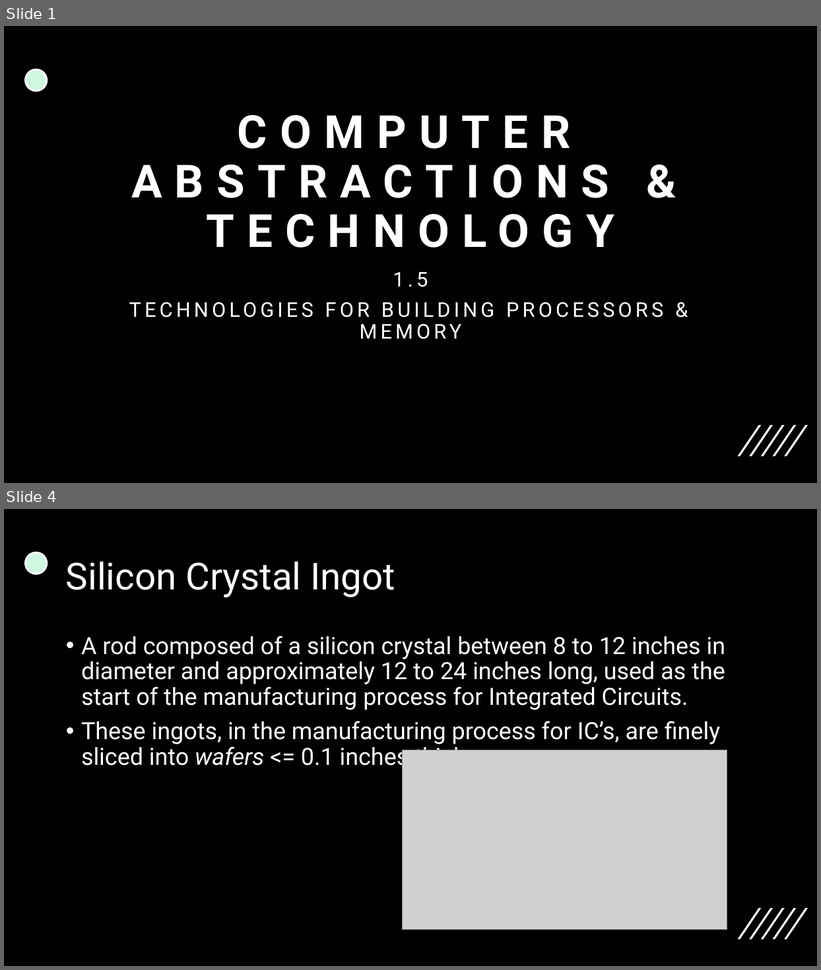
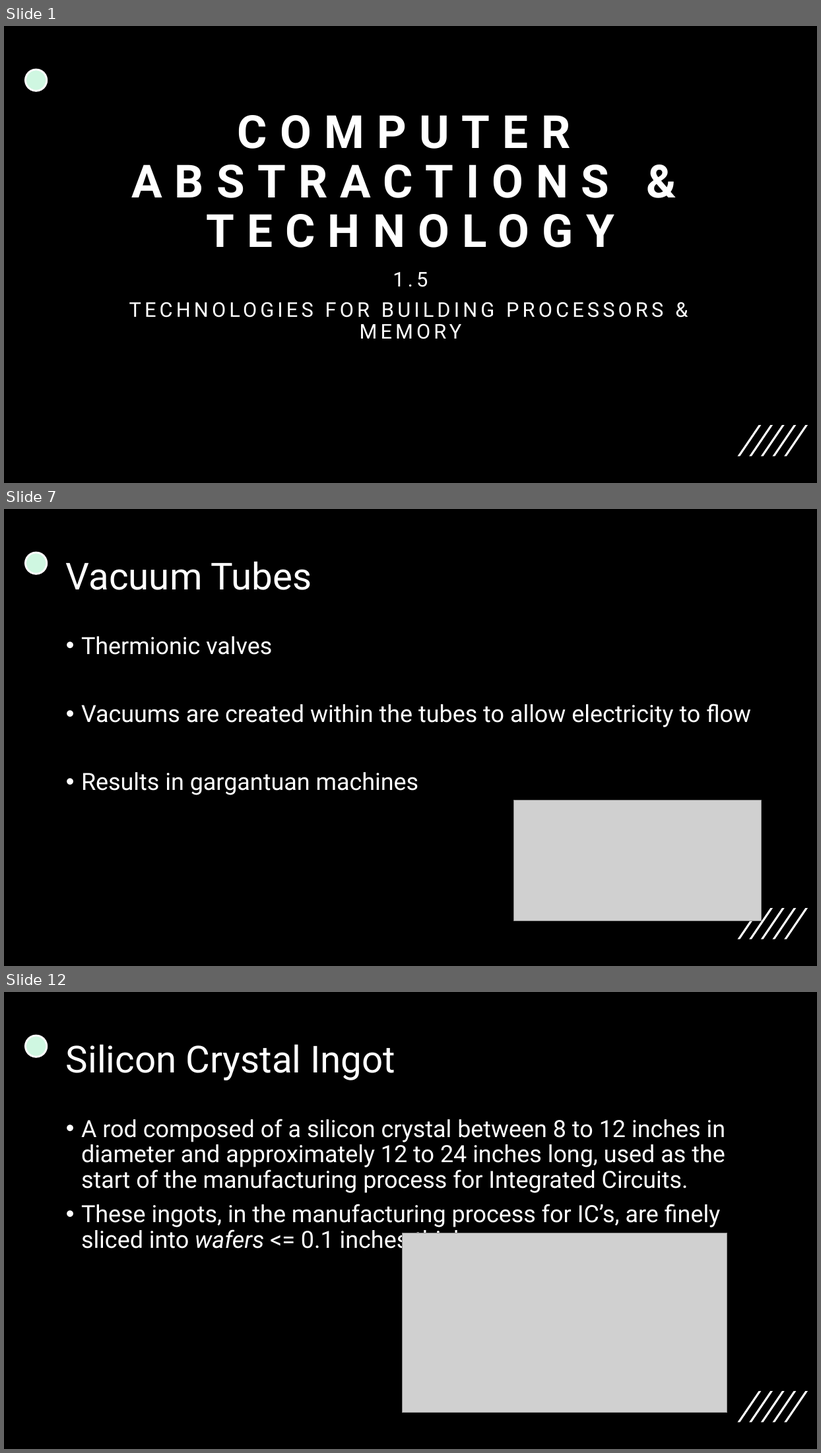
Before and after one commit to 00bayz/csci370_presentations, a slide deck: csci370_ch1_presentation.pptx. Shown one above the other, each under a label of ours: slides 1 and 4 before the commit, slides 1, 7 and 12 after it; the slides between them are not shown. The pictures are 821x970 and 821x1453 pixels, drawn with LibreOffice and Linux fonts; fonts in the diff are those of the drawing; grey boxes stand for pictures. Boxes give left, top, right and bottom in pixels: in the first picture for what was removed or moved away, otherwise in the second. Text is boxed around its words. In the diff, an @@ line names an element or a change of style, - is before the commit and + after.

```diff
--- a/csci370_ch1_presentation.pptx
+++ b/csci370_ch1_presentation.pptx
@@ slide 7 added at <box>4,509,817,966</box>, background #000000; not listed: 6 template elements that a slide beside it also shows @@
@@ title added at <box>66,561,312,590</box>, 44 pt, text #FFFFFF @@
+Vacuum Tubes
@@ text added at <box>81,636,751,795</box>, 28 pt, text #FFFFFF @@
+• Thermionic valves
+• Vacuums are created within the tubes to allow electricity to flow
+• Results in gargantuan machines
@@ picture added at <box>514,801,762,921</box> @@
@@ what was slide 4 is now slide 12 @@
```
Also in this commit, not shown: 9 other slides added, 2 slides removed.
